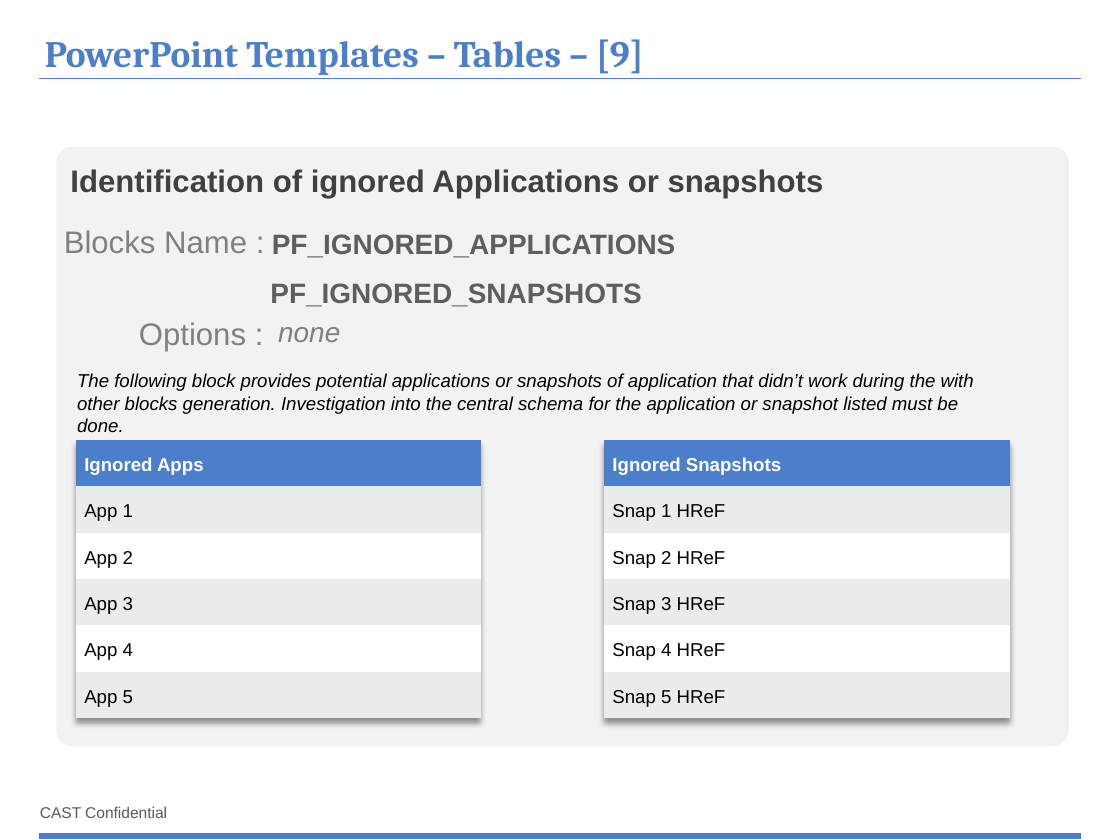
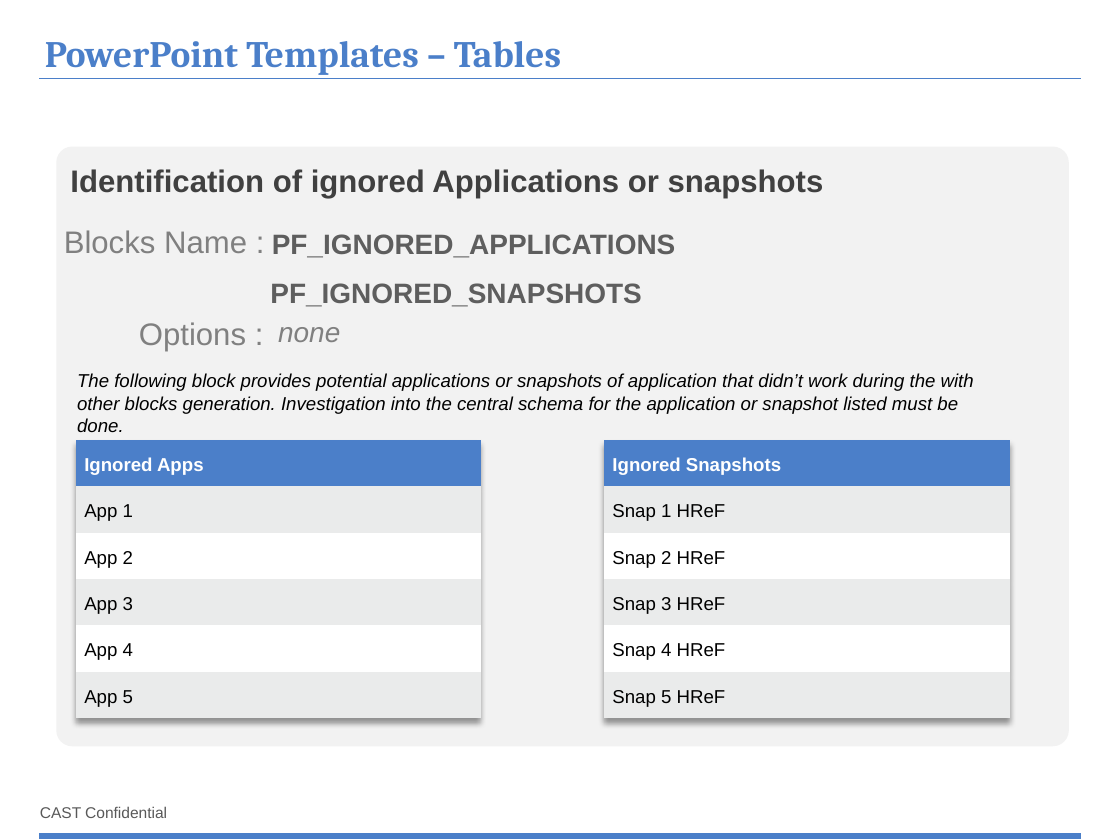
Before and after one commit to CAST-projects/ReportGenerator, a slide deck: slide 23 of CastReporting.Reporting/PortfolioTemplatesFiles/1- Portfolio-Powerpoint-components-library.pptx (slide 22 before the commit). Drawn at 1120x840 pixels with LibreOffice and Linux fonts; fonts in the diff are those of the drawing; background and template pictures are left out. Boxes give left, top, right and bottom in pixels: in the first picture for what was removed or moved away, otherwise in the second. Text is boxed around its words. In the diff, an @@ line names an element or a change of style, - is before the commit and + after.

```diff
--- a/CastReporting.Reporting/PortfolioTemplatesFiles/1- Portfolio-Powerpoint-components-library.pptx
+++ b/CastReporting.Reporting/PortfolioTemplatesFiles/1- Portfolio-Powerpoint-components-library.pptx
@@ title at [45, 41, 561, 75]: text changed @@
-PowerPoint Templates – Tables – [9]
+PowerPoint Templates – Tables
```
Also in this commit, not shown: 12 other slides changed, 1 slide added.
